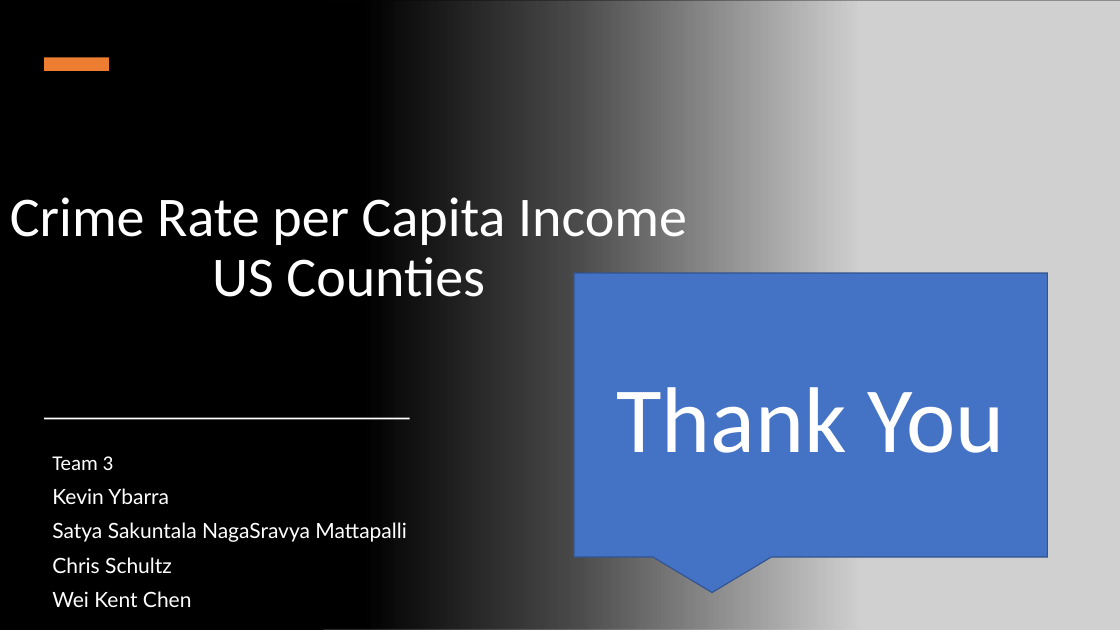
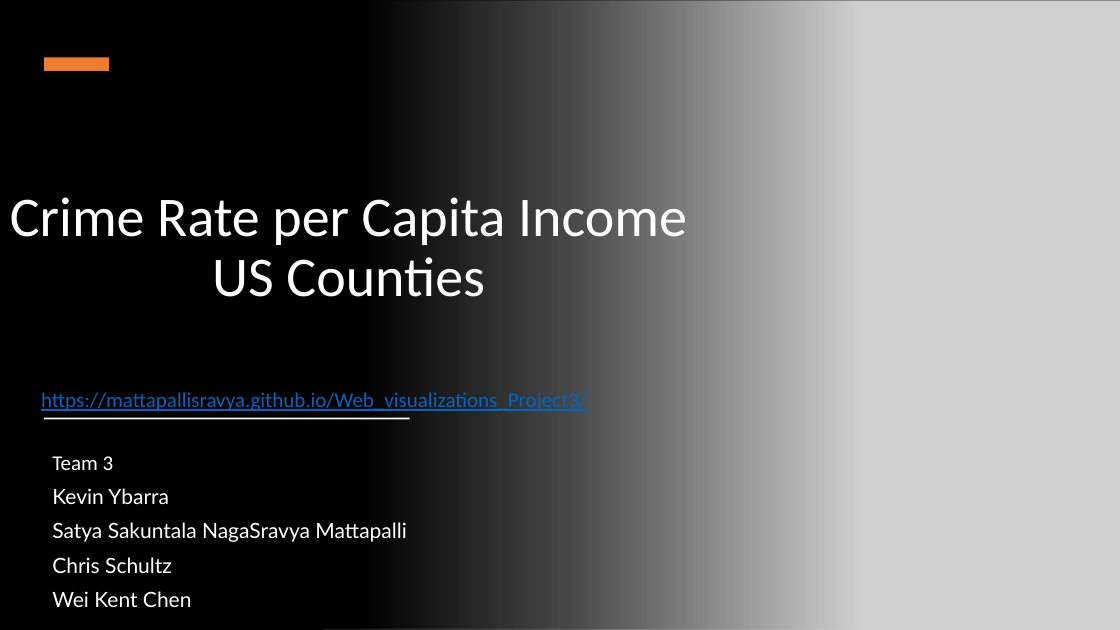
Before and after one commit to mattapallisravya/Web_visualizations_Project3, a slide deck: slide 7 of Chris/Crime Rate per Capita Income.pptx (slide 6 before the commit). Drawn at 1120x630 pixels with LibreOffice and Linux fonts; fonts in the diff are those of the drawing; grey boxes stand for pictures. Boxes give left, top, right and bottom in pixels: in the first picture for what was removed or moved away, otherwise in the second. Text is boxed around its words. In the diff, an @@ line names an element or a change of style, - is before the commit and + after.

```diff
--- a/Chris/Crime Rate per Capita Income.pptx
+++ b/Chris/Crime Rate per Capita Income.pptx
@@ speech box removed at bbox=[574, 273, 1048, 557] @@
-Thank You
@@ text added at bbox=[41, 390, 587, 414], 18 pt, text #0563C1, underline @@
+https://mattapallisravya.github.io/Web_visualizations_Project3/
```
Also in this commit, not shown: 2 other slides changed, 4 slides added, 2 slides removed, 27 other files.
